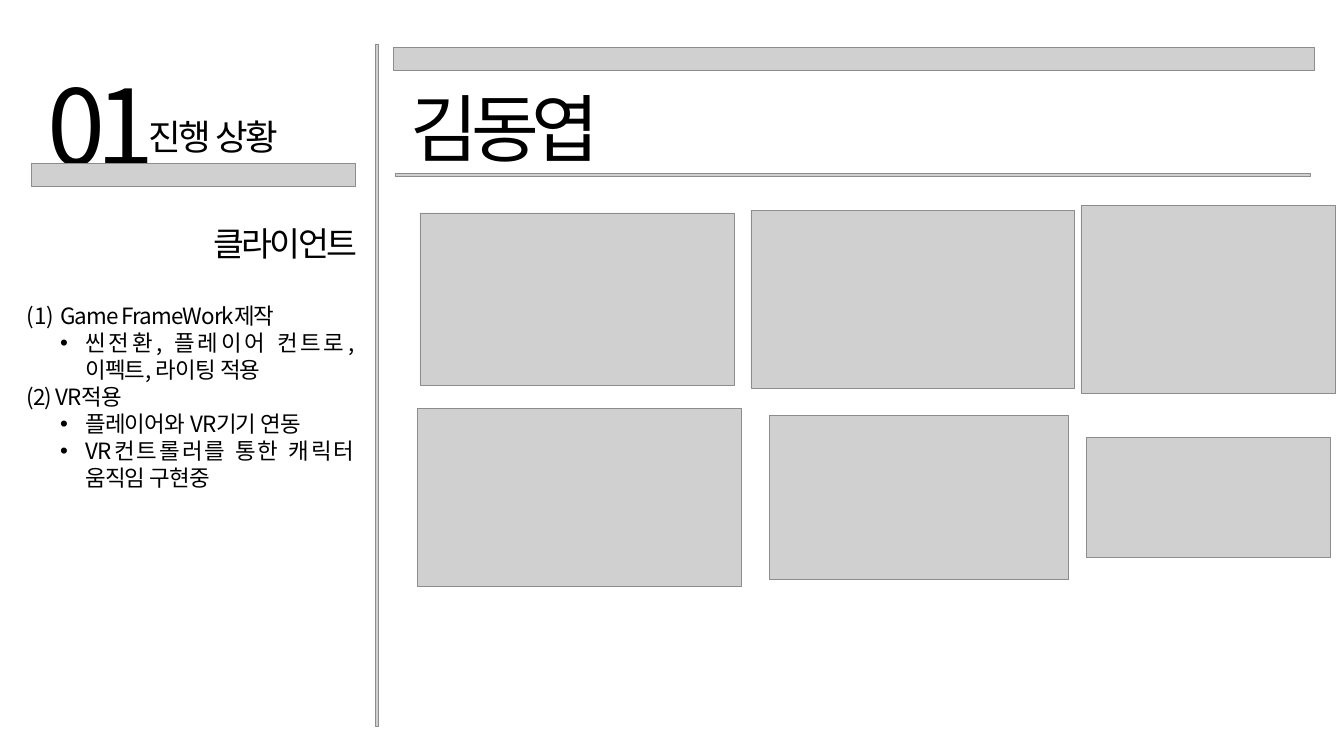
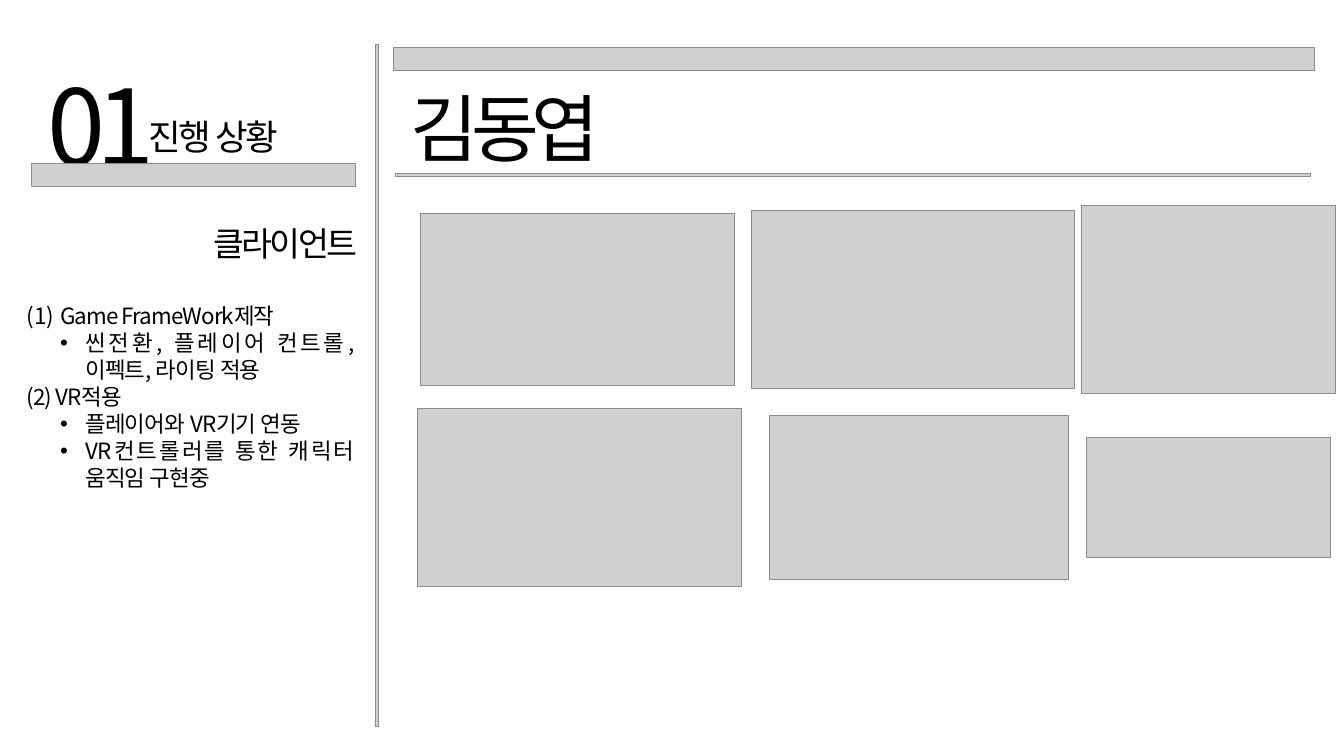
Before and after one commit to Chaeyoung2/FURY, a slide deck: slide 3 of 종합설계1/종합설계1 진행 상황.pptx. Drawn at 1344x756 pixels with LibreOffice and Linux fonts; fonts in the diff are those of the drawing; grey boxes stand for pictures. Boxes give left, top, right and bottom in pixels: in the first picture for what was removed or moved away, otherwise in the second. Text is boxed around its words. In the diff, an @@ line names an element or a change of style, - is before the commit and + after.

Commit message:
오타 수정

```diff
--- a/종합설계1/종합설계1 진행 상황.pptx
+++ b/종합설계1/종합설계1 진행 상황.pptx
@@ text at (85,332,344,382): text changed @@
-  • 씬전환, 플레이어 컨트로, 이펙트, 라이팅 적용
+  • 씬전환, 플레이어 컨트롤, 이펙트, 라이팅 적용
```
